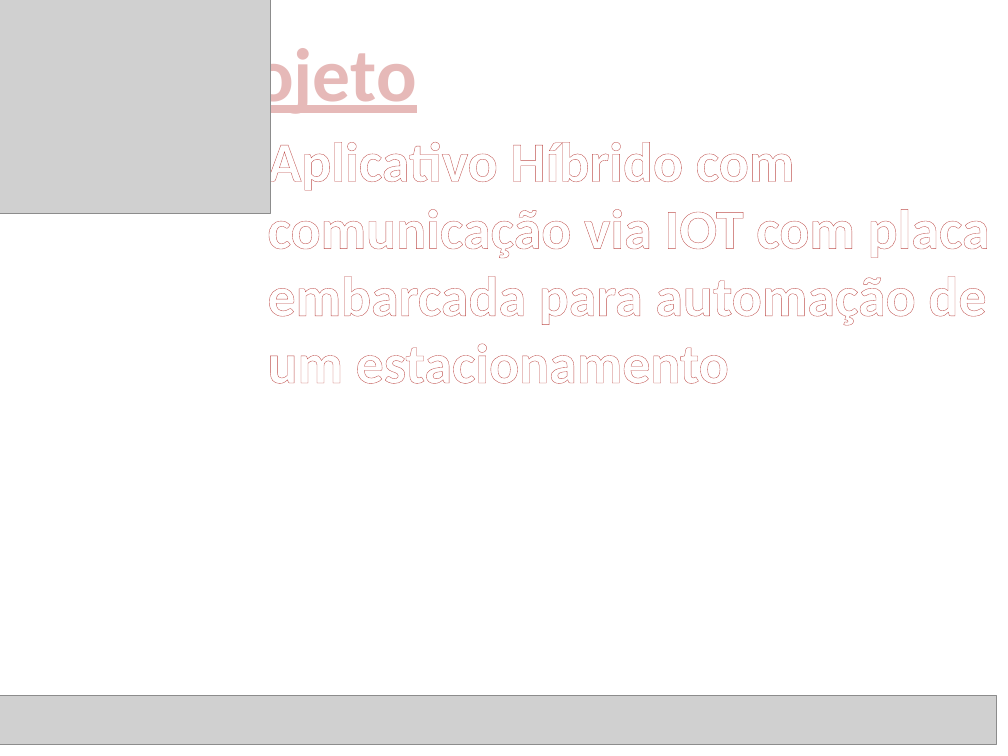
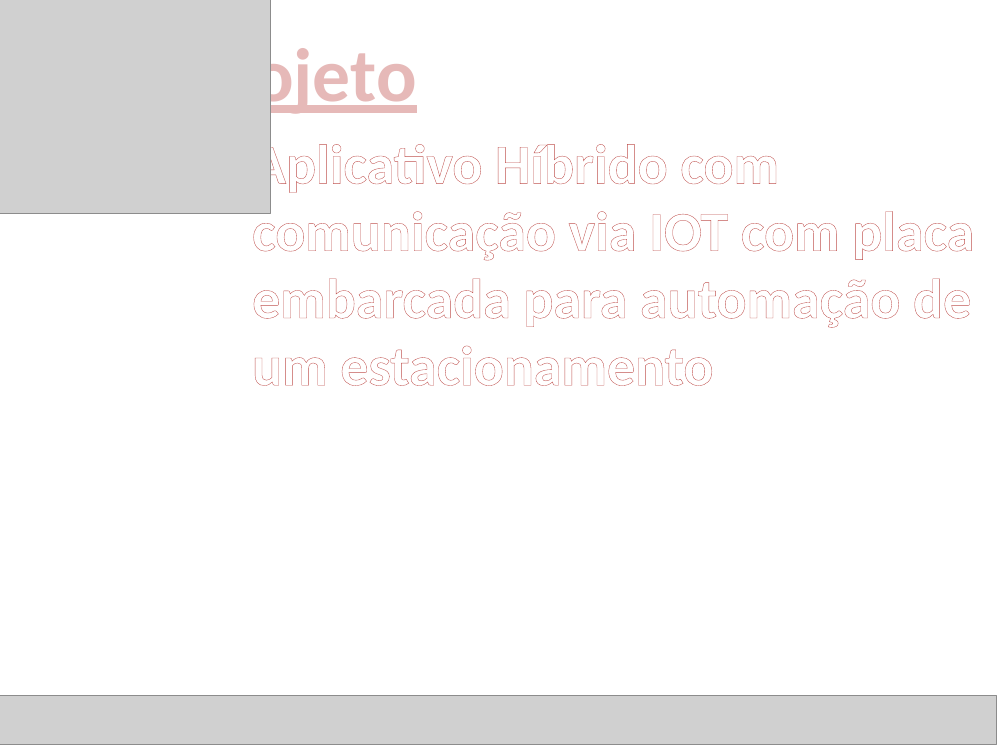
Before and after one commit to HenriqueLeal/Iniciacao, a slide deck: slide 5 of power point/Apresentação.pptx (slide 4 before the commit). Drawn at 1008x756 pixels with LibreOffice and Linux fonts; fonts in the diff are those of the drawing; grey boxes stand for pictures. Boxes give left, top, right and bottom in pixels: in the first picture for what was removed or moved away, otherwise in the second. Text is boxed around its words. In the diff, an @@ line names an element or a change of style, - is before the commit and + after.

```diff
--- a/power point/Apresentação.pptx
+++ b/power point/Apresentação.pptx
@@ text "Aplicativo Híbrido com comunicação via ...": place and size @@
-text "Aplicativo Híbrido com comunicação via ..." at bbox=[267, 134, 990, 384]
+text "Aplicativo Híbrido com comunicação via ..." at bbox=[252, 136, 974, 386]
```
Also in this commit, not shown: 4 other slides changed, 5 slides added, 2 slides removed, 2 other files.
